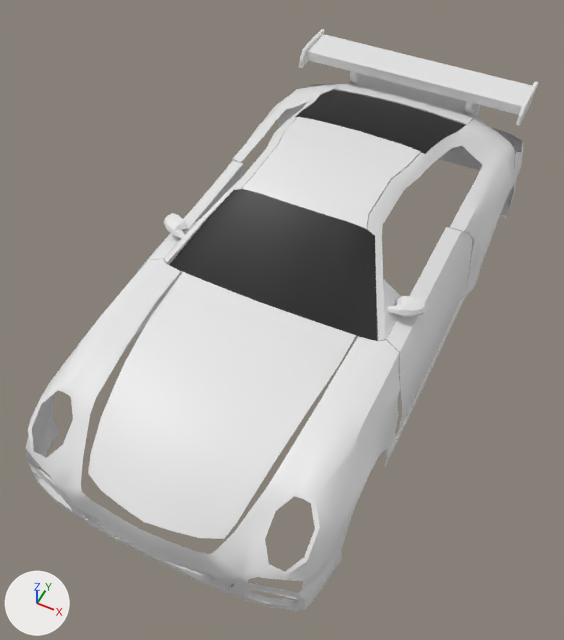
Renders of the Blender file porsche.blend from each side of a commit.
One viewpoint serves both versions: a 50 mm camera at (1.59, -3.57, 3.99) aimed at (-0.04, -0.31, -0.08). The lights are fixed; the arrows at lower left show +X, +Y and +Z.

The older version as bpy lines, for what is in view:
```python
mat_windows = principled_material('windows')
mat_windows.base_color = (0.0, 0.0, 0.0)  # black #000000
me_plane = bpy.data.meshes.new('Plane')
me_plane.from_pydata(...)  # 1106 vertices, 902 faces; spans x 0.0..1.04, y -0.47..0.86, z -2.26..2.13
me_plane.polygons.foreach_set('use_smooth', [True] * 902)
# faces by material slot: [899, 3]
me_plane.materials.append(mat_material)  # white #e7e7e7
me_plane.materials.append(mat_windows)  # black #000000
me_plane_001 = bpy.data.meshes.new('Plane.001')
me_plane_001.from_pydata(...)  # 25 vertices, 16 faces; spans x 0.0..0.556, y 0.494..0.807, z -1.681..-0.803
me_plane_001.polygons.foreach_set('use_smooth', [True] * 16)
me_plane_001.materials.append(mat_windows)  # black #000000
me_plane_003 = bpy.data.meshes.new('Plane.003')
me_plane_003.from_pydata(...)  # 15 vertices, 8 faces; spans x 0.0..0.741, y 0.383..0.814, z 0.101..0.657
me_plane_003.polygons.foreach_set('use_smooth', [True] * 8)
me_plane_003.materials.append(mat_windows)  # black #000000
ob_plane = bpy.data.objects.new('Plane', me_plane)
ob_plane.location = (0.0, 0.0, 0.0)
ob_plane.rotation_euler = (1.571, 0.0, 0.0)  # degrees (90, 0, 0)
_m = ob_plane.modifiers.new('Mirror', 'MIRROR')
_m.use_clip = True
ob_plane_001 = bpy.data.objects.new('Plane.001', me_plane_001)
ob_plane_001.location = (0.0, 0.0, 0.0)
ob_plane_001.rotation_euler = (1.571, 0.0, 0.0)  # degrees (90, 0, 0)
_m = ob_plane_001.modifiers.new('Mirror', 'MIRROR')
_m.use_clip = True
ob_plane_002 = bpy.data.objects.new('Plane.002', me_plane_003)
ob_plane_002.location = (0.0, 0.0, 0.0)
ob_plane_002.rotation_euler = (1.571, 0.0, 0.0)  # degrees (90, 0, 0)
_m = ob_plane_002.modifiers.new('Mirror', 'MIRROR')
_m.use_clip = True
```
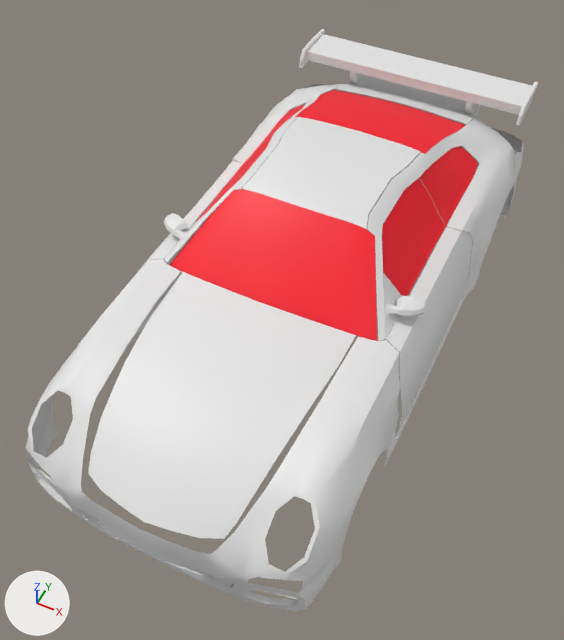
Boxes (x1, y1, x2, y2) around the edits, measured in the pictures (564 x 640 px):
'Plane', recoloured
    both: (166, 49, 517, 344)
'Plane.002', recoloured (black to red)
    both: (170, 189, 377, 341)
'Plane.003', added (red)
    after: (197, 105, 478, 296)
'Plane.001', recoloured (black to red)
    both: (295, 90, 466, 154)

What changed in the scene script:
```text
Change mat_windows:
    mat_windows.base_color: (0.0, 0.0, 0.0) -> (1.0, 0.0, 0.0153)  # black #000000 -> red #ff0021
Add me_plane_002:
    me_plane_002.from_pydata(...)  # 55 vertices, 36 faces; spans x 0.5..0.79, y 0.41..0.77, z -1.3..0.56
    me_plane_002.polygons.foreach_set('use_smooth', [True] * 36)
    me_plane_002.materials.append(mat_windows)  # red #ff0021
Add ob_plane_003:
    ob_plane_003 = bpy.data.objects.new('Plane.003', me_plane_002)
    ob_plane_003.location = (0.0, 0.0, 0.0)
    ob_plane_003.rotation_euler = (1.571, 0.0, 0.0)  # degrees (90, 0, 0)
    _m = ob_plane_003.modifiers.new('Mirror', 'MIRROR')
    _m.use_clip = True
```
